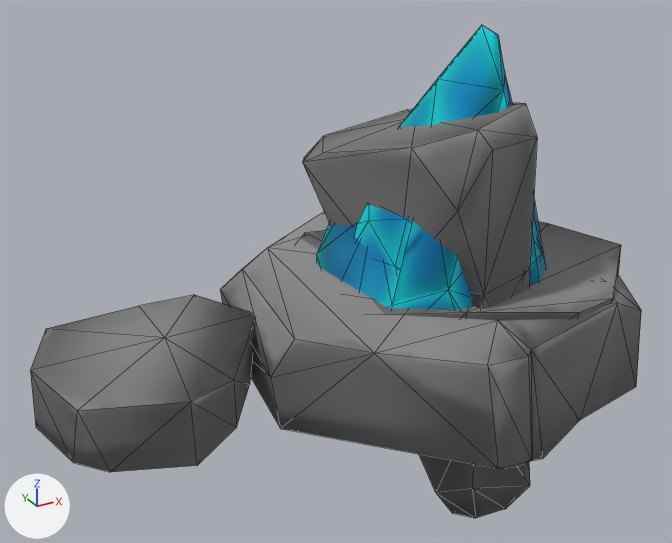
Before and after pictures for a commit that changed the glTF model Assets/EN_FloatingRocks_GLTF.gltf.
Before and after are seen from a 50 mm lens placed at (-1.803, -2.476, 1.471), pointed at (-0.378, 0.115, 0.175). The axes (+X, +Y, +Z) are drawn at lower left. The lights are the same throughout. The picture after the commit comes second. Mesh edges are drawn as thin lines. Vertices at exactly the same position are counted once.

The scene before the commit, as lines of its bpy script (objects in view):
```python
me_mesh_007 = bpy.data.meshes.new('Mesh.007')
me_mesh_007.from_pydata(...)  # 51 vertices, 98 faces; spans x -0.432..0.364, y -0.338..0.421, z -0.246..0.995
me_mesh_007.materials.append(mat_m_waterfallrocks_floatingrocks)
me_mesh_016 = bpy.data.meshes.new('Mesh.016')
me_mesh_016.from_pydata(...)  # 41 vertices, 78 faces; spans x -0.215..0.186, y -0.269..0.201, z -0.376..0.409
me_mesh_016.materials.append(mat_m_waterfallrocks_floatingrocks)
me_mesh_017 = bpy.data.meshes.new('Mesh.017')
me_mesh_017.from_pydata(...)  # 46 vertices, 88 faces; spans x -0.43..0.35, y -0.36..0.45, z -0.88..0.77
me_mesh_017.materials.append(mat_m_waterfallrocks_floatingrocks)
ob_en_floatingrock_04 = bpy.data.objects.new('EN_FloatingRock_04', me_mesh_007)
ob_en_floatingrock_04.location = (0.0, 0.0, 0.0)
ob_en_floatingrock_05 = bpy.data.objects.new('EN_FloatingRock_05', me_mesh_016)
ob_en_floatingrock_05.location = (0.0, 0.0, 0.0)
ob_en_floatingrock_06 = bpy.data.objects.new('EN_FloatingRock_06', me_mesh_017)
ob_en_floatingrock_06.location = (0.0, 0.0, 0.0)
# also in view: 'EN_FloatingRock_11' at (0.028, -0.003, 0.021); 'EN_FloatingRock_09' at (-1.074, -0.022, 0.006); 'EN_FloatingRock_02' at (-0.03, -0.009, 0.15); 'EN_FloatingRock_10' at (-0.008, 0.032, -0.012)
```
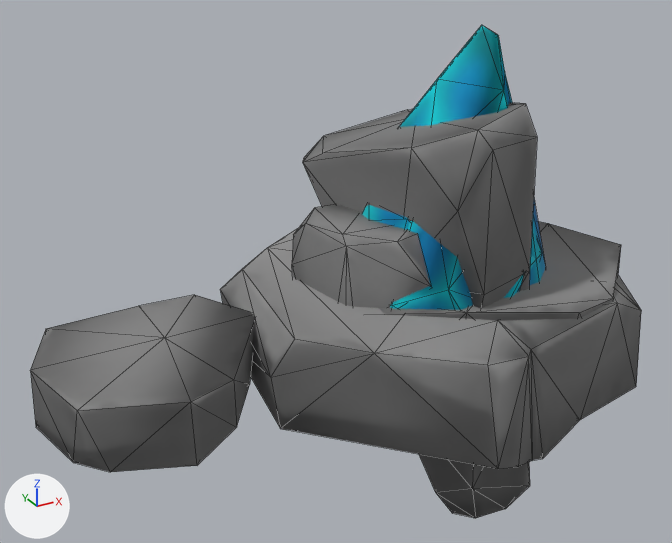
Where the change shows, as pixel boxes [x1, y1, x2, y2] in the pictures (672 x 543 px; the box of a moved part takes in the faces that stretch with it):
'EN_FloatingRock_05', moved (not visible before): after [292, 204, 430, 308]
part 1 of me_mesh_007, moved or reshaped: before [342, 241, 455, 310]; after [390, 290, 455, 310]
'EN_FloatingRock_02', unchanged, covered by the edit: before [354, 205, 541, 297]; after [362, 205, 541, 298]

What changed in the scene script:
```text
Change me_mesh_007:
    where me_mesh_007.from_pydata(...)  # 51 vertices, 98 faces; spans x -0.432..0.364, y -0.338..0.421, z -0.246..0.995
    used by ob_en_floatingrock_04; location = (0.0, 0.0, 0.0)
    me_mesh_007 part 1
    14 faces are deleted
    14 new faces join them
Change ob_en_floatingrock_05:
    ob_en_floatingrock_05.location: (0.0, 0.0, 0.0) -> (-0.317, 0.0, 0.0)
```
